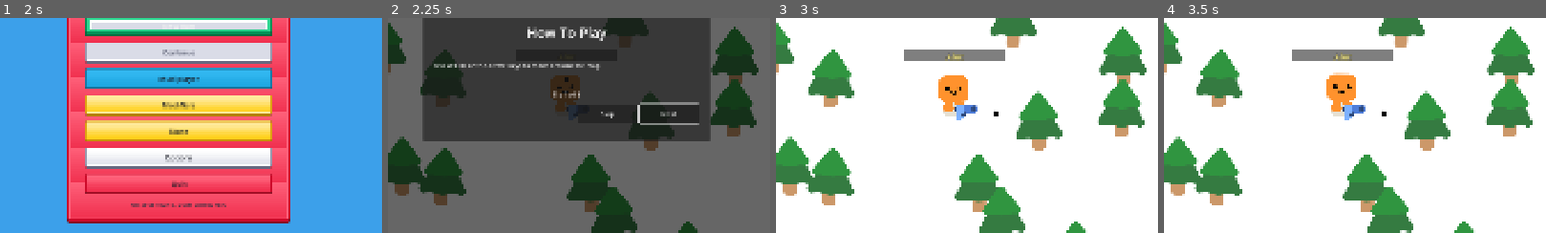
Above: before the commit, frames 1-4 (left to right).
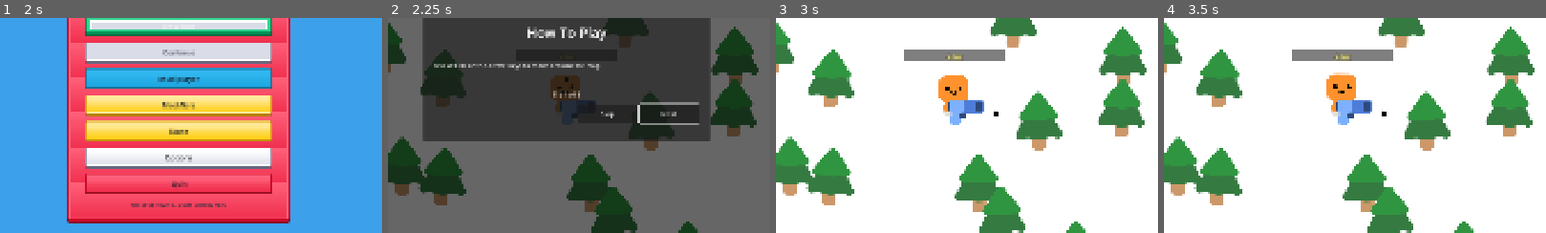
Above: after the commit, the same moments.

Repository: Arjun-Rao-Dev/HappyBoo
Game: Godot game, scene res://ui/username_prompt.tscn
The game is run twice, just before and just after one commit, with the same random seed, the same clock (stepped at 60 frames per second) and the same inputs. Sound files missing from this copy of the repository are replaced by a short silence.
Inputs (mouse positions are % of the whole screen's width and height, from its top left):
- Up to frame 1 (2 s): click (50, 51) at 0.52 s; type "Alex" at 0.6 s; click "Continue" at 1.25 s
- Up to frame 2 (2.25 s): click "Multiplayer" at 2 s
- Up to frame 3 (3 s): click "Skip" at 2.75 s
- Up to frame 4 (3.5 s): no input
The pictures show only the part of the screen within x 27-77%, y 36-86%; the shares and areas given below are measured in that part.

Frame 1 is identical in both runs. In frame 2, 0.2% of the frame differs, in the area x 45-55%, y 38-47%; in frame 3, 0.6%, in the area x 45-55%, y 38-50%; in frame 4, 0.6%.

Commit message:
Tune car powerup and add bullet knockback

Diff:
--- a/mob.gd
+++ b/mob.gd
@@ -4,10 +4,12 @@
 @export var headstart_seconds: float = 5.0
 @export var max_health: float = 1.0
 @export var contact_damage: float = 12.0
+@export var knockback_decay: float = 9.0
 
 var player: Node2D
 var spawn_time_ms: int = 0
 var current_health: float = 1.0
+var knockback_velocity := Vector2.ZERO
 
 
 func _ready() -> void:
@@ -17,20 +19,25 @@
 	current_health = max_health
 
 
-func _physics_process(_delta: float) -> void:
+func _physics_process(delta: float) -> void:
 	var elapsed_seconds := float(Time.get_ticks_msec() - spawn_time_ms) / 1000.0
 	if elapsed_seconds < headstart_seconds:
-		velocity = Vector2.ZERO
+		velocity = knockback_velocity
+		knockback_velocity = knockback_velocity.move_toward(Vector2.ZERO, knockback_decay * knockback_velocity.length() * delta)
+		move_and_slide()
 		return
 
 	if player == null or not is_instance_valid(player):
 		player = _find_target_player()
 	if player == null:
-		velocity = Vector2.ZERO
+		velocity = knockback_velocity
+		knockback_velocity = knockback_velocity.move_toward(Vector2.ZERO, knockback_decay * knockback_velocity.length() * delta)
+		move_and_slide()
 		return
 
 	var direction := global_position.direction_to(player.global_position)
-	velocity = direction * move_speed
+	velocity = direction * move_speed + knockback_velocity
+	knockback_velocity = knockback_velocity.move_toward(Vector2.ZERO, knockback_decay * knockback_velocity.length() * delta)
 	move_and_slide()
 
 
@@ -40,6 +47,12 @@
 		return false
 	queue_free()
 	return true
+
+
+func apply_knockback(direction: Vector2, force: float) -> void:
+	if direction.length_squared() <= 0.0:
+		return
+	knockback_velocity += direction.normalized() * maxf(force, 0.0)
 
 
 func get_contact_damage() -> float:
--- a/pistol/gun.gd
+++ b/pistol/gun.gd
@@ -4,6 +4,7 @@
 @export var projectile_damage: float = 1.0
 @export var projectile_speed: float = 1200.0
 @export var projectile_scale: float = 1.0
+@export var weapon_visual_scale: float = 1.3
 @export var shot_count: int = 1
 @export var spread_degrees: float = 0.0
 @export var projectile_color: Color = Color.WHITE
@@ -112,6 +113,7 @@
 	var preview_path := String(_base_weapon_data.get("preview", ""))
 	if not preview_path.is_empty() and ResourceLoader.exists(preview_path):
 		weapon_sprite.texture = load(preview_path) as Texture2D
+	weapon_sprite.scale = Vector2.ONE * weapon_visual_scale
 	_apply_upgrade_level(_upgrade_level)
 
 
--- a/pistol/gun.tscn
+++ b/pistol/gun.tscn
@@ -12,10 +12,10 @@
 [node name="Sprite2D" type="Sprite2D" parent="."]
 position = Vector2(28, -8)
 texture = ExtResource("1_wam2r")
-scale = Vector2(0.78, 0.78)
+scale = Vector2(1.3, 1.3)
 
 [node name="Muzzle" type="Marker2D" parent="."]
-position = Vector2(50, -8)
+position = Vector2(76, -8)
 
 [node name="DetectionArea" type="Area2D" parent="."]
 collision_mask = 1
--- a/pistol/projectile.gd
+++ b/pistol/projectile.gd
@@ -3,6 +3,7 @@
 @export var speed: float = 1200.0
 @export var life_time: float = 2.0
 @export var damage: float = 1.0
+@export var knockback_force: float = 260.0
 
 var direction: Vector2 = Vector2.RIGHT
 var shooter: Node = null
@@ -34,13 +35,15 @@
 	var game := get_tree().current_scene
 	if body.is_in_group("network_mobs"):
 		if game and game.has_method("request_network_projectile_hit"):
-			game.request_network_projectile_hit(body, damage)
+			game.request_network_projectile_hit(body, damage, direction, knockback_force)
 		_spawn_impact()
 		queue_free()
 		return
 
 	var killed := false
 	if body.is_in_group("mobs"):
+		if body.has_method("apply_knockback"):
+			body.apply_knockback(direction, knockback_force)
 		if body.has_method("take_damage"):
 			if game and game.has_method("apply_network_mob_damage"):
 				killed = game.apply_network_mob_damage(body, damage, true)
--- a/survivors_game.gd
+++ b/survivors_game.gd
@@ -13,7 +13,7 @@
 const CHAT_SEND_COOLDOWN_SECONDS := 0.5
 const FAST_ENEMY_SPEED_MULTIPLIER := 1.5
 const RACE_CAR_DURATION_SECONDS := 10.0
-const RACE_CAR_RADIAL_FIRE_INTERVAL := 0.28
+const RACE_CAR_RADIAL_FIRE_INTERVAL := 0.5
 const RACE_CAR_RADIAL_SHOTS := 12
 const RACE_CAR_PROJECTILE_DAMAGE := 1.0
 const RACE_CAR_PROJECTILE_SPEED := 1350.0
@@ -23,7 +23,7 @@
 @export var medium_monster_scene: PackedScene = preload("res://monsters/monster_bee.tscn")
 @export var heavy_monster_scene: PackedScene = preload("res://monsters/monster_spike.tscn")
 @export var food_scene: PackedScene = preload("res://food/food_pickup.tscn")
-@export var race_car_spawn_chance_per_chunk: float = 0.08
+@export var race_car_spawn_chance_per_chunk: float = 0.03
 @export var chunk_size: float = 900.0
 @export var active_chunk_radius: int = 2
 @export var trees_per_chunk: int = 10
@@ -1055,14 +1055,20 @@
 		})
 
 
-func apply_network_mob_damage(mob: Node, amount: float, counts_for_coins: bool) -> bool:
+func apply_network_mob_damage(mob: Node, amount: float, counts_for_coins: bool, knockback_direction: Vector2 = Vector2.ZERO, knockback_force: float = 0.0) -> bool:
 	if not online_run:
+		if mob.has_method("apply_knockback") and knockback_force > 0.0:
+			mob.apply_knockback(knockback_direction, knockback_force)
 		return mob.take_damage(amount) if mob.has_method("take_damage") else false
 	if not online_is_host:
 		return false
 	var mob_id := String(mob.get_meta("network_id", ""))
 	if mob_id.is_empty():
+		if mob.has_method("apply_knockback") and knockback_force > 0.0:
+			mob.apply_knockback(knockback_direction, knockback_force)
 		return mob.take_damage(amount) if mob.has_method("take_damage") else false
+	if mob.has_method("apply_knockback") and knockback_force > 0.0:
+		mob.apply_knockback(knockback_direction, knockback_force)
 	var killed: bool = mob.take_damage(amount) if mob.has_method("take_damage") else false
 	if killed:
 		network_mobs.erase(mob_id)
@@ -1073,17 +1079,22 @@
 	return killed
 
 
-func request_network_projectile_hit(mob: Node, damage: float = 1.0) -> void:
+func request_network_projectile_hit(mob: Node, damage: float = 1.0, knockback_direction: Vector2 = Vector2.ZERO, knockback_force: float = 0.0) -> void:
 	if not online_run:
 		return
 	var mob_id := String(mob.get_meta("network_id", ""))
 	if mob_id.is_empty():
 		return
 	if online_is_host:
-		if apply_network_mob_damage(mob, damage, true):
+		if apply_network_mob_damage(mob, damage, true, knockback_direction, knockback_force):
 			add_score(1)
 	else:
-		MultiplayerClient.send_world_message("projectile_hit", {"mob_id": mob_id, "damage": damage})
+		MultiplayerClient.send_world_message("projectile_hit", {
+			"mob_id": mob_id,
+			"damage": damage,
+			"knockback_direction": _vector_to_payload(knockback_direction),
+			"knockback_force": knockback_force
+		})
 
 
 func request_network_bomb_explosion(origin: Vector2, radius: float, damage: float) -> bool:
@@ -1104,7 +1115,13 @@
 	var mob_id := String(message.get("mob_id", ""))
 	var mob: Node = network_mobs.get(mob_id, null)
 	if mob != null and is_instance_valid(mob):
-		if apply_network_mob_damage(mob, float(message.get("damage", 1.0)), true):
+		if apply_network_mob_damage(
+			mob,
+			float(message.get("damage", 1.0)),
+			true,
+			_payload_to_vector(message.get("knockback_direction", {})),
+			float(message.get("knockback_force", 0.0))
+		):
 			add_score(1)
 
 
